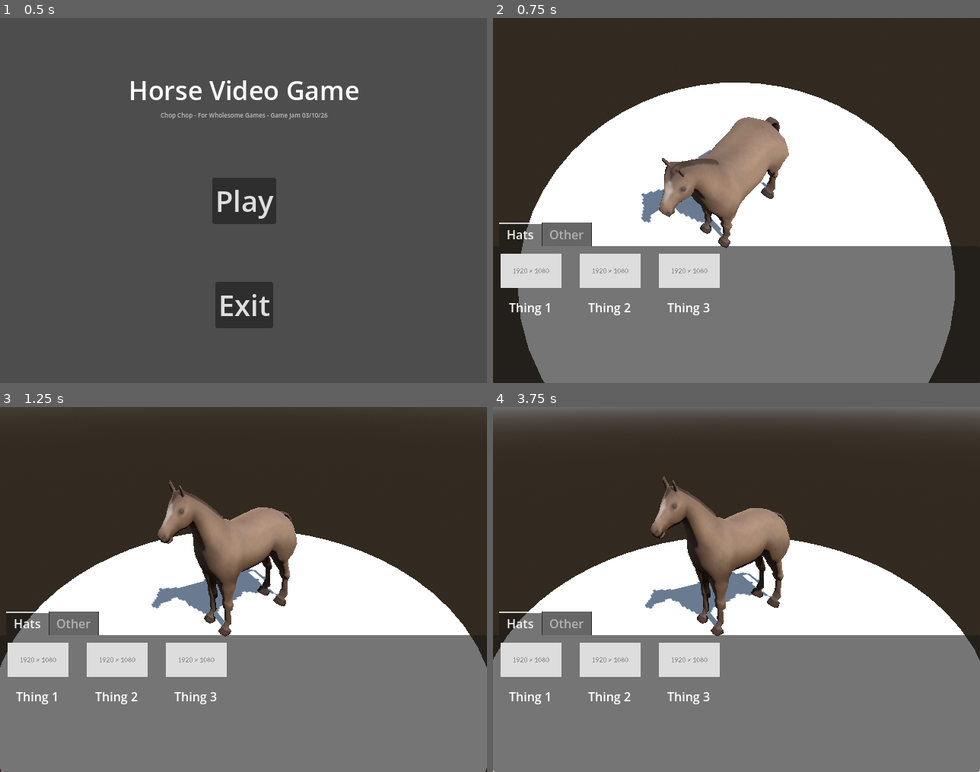
Above: before the commit, frames 1-4 (two rows, left to right).
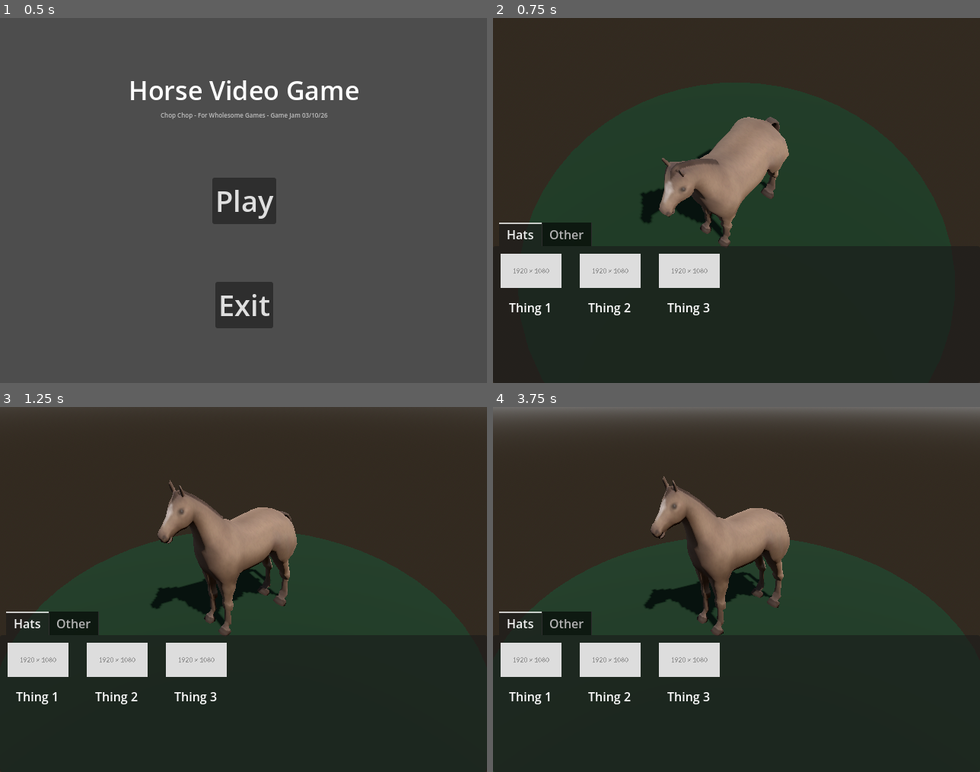
Above: after the commit, the same moments.

Repository: lukewhitingdev/gamejam-Bradys-Day-Out
Game: Godot game, scene res://Maps/MainMenuMap.tscn
Same seed, same stepped clock (60 frames per second), same inputs: the game is played once before the commit and once after it. The engine's default icon, where the game draws it, is replaced by a stand-in: a white triangle on a blue panel in a dark square.
Inputs (mouse positions are in pixels of both pictures, inside the frame that each line leads up to):
- Up to frame 1 (0.5 s): no input
- Up to frame 2 (0.75 s): click "Play" at 0.5 s
- Up to frame 3 (1.25 s): no input
- Up to frame 4 (3.75 s): move the mouse to (531, 673) at 1.27 s; press the mouse at (531, 673) at 1.28 s; move the mouse to (609, 673) at 2.02 s; release the mouse at (609, 673) at 2.03 s; right-click (609, 673) at 2.1 s; click (609, 673) at 2.17 s; tap Enter at 2.75 s; move the mouse to (687, 673) at 2.77 s; press the mouse at (687, 673) at 2.78 s; tap Space at 3.5 s; move the mouse to (712, 662) at 3.52 s; release the mouse at (712, 662) at 3.53 s; right-click (712, 662) at 3.6 s; click (712, 662) at 3.67 s

Frame 1 is identical in both runs. In frame 2, 54% of the frame differs, in the area x 5-95%, y 17-100%; in frame 3, 50%; in frame 4, 49%.

Commit message:
Update DressupMap.tscn

Diff:
--- a/app/chopchop/Maps/DressupMap.tscn
+++ b/app/chopchop/Maps/DressupMap.tscn
@@ -22,6 +22,7 @@
 fog_height_density = 3.1386
 
 [sub_resource type="StandardMaterial3D" id="StandardMaterial3D_h66jr"]
+albedo_color = Color(0, 0.14025977, 0, 1)
 
 [sub_resource type="Resource" id="Resource_d3pcb"]
 script = ExtResource("4_ye5xf")
